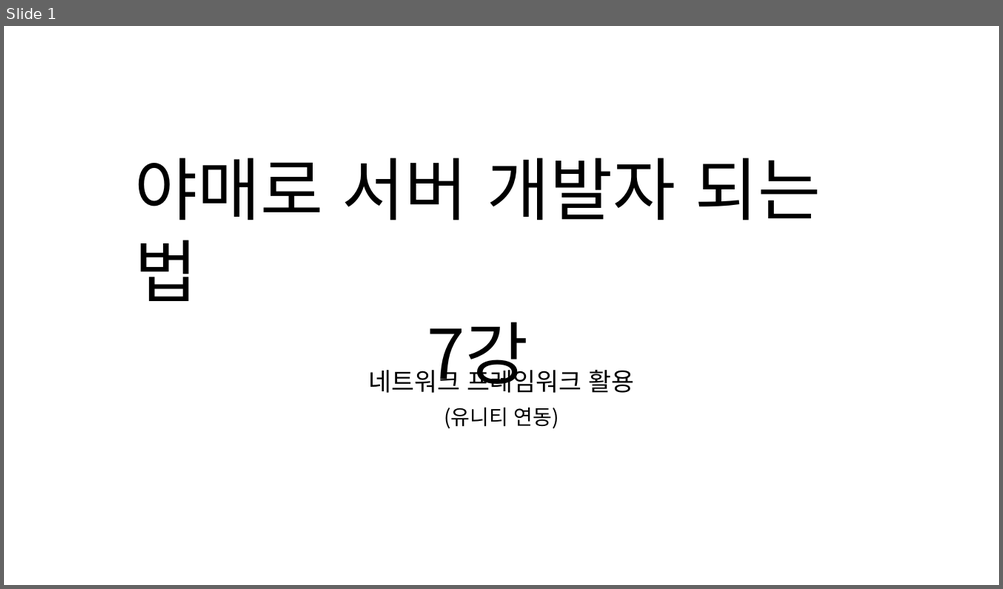
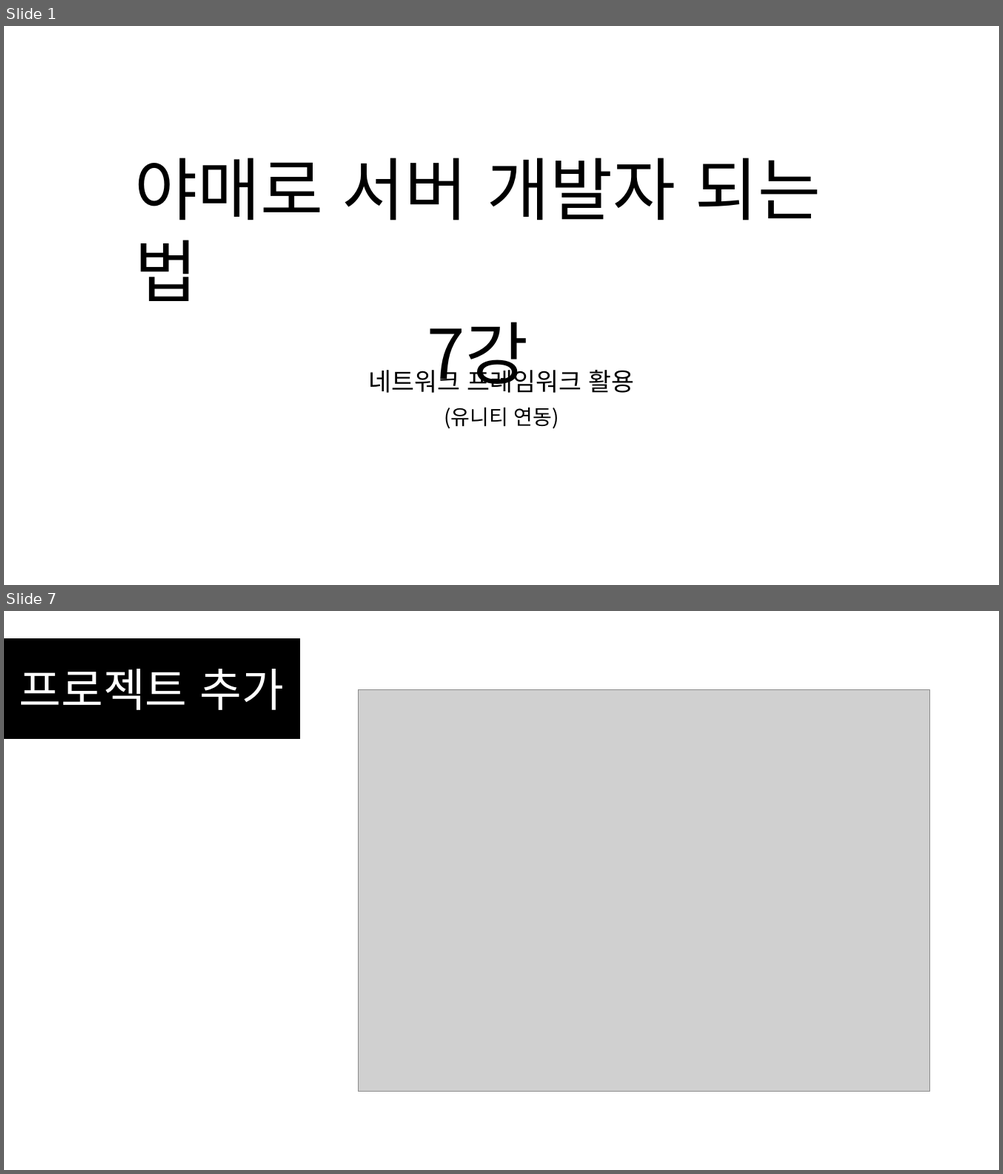
Before and after one commit to SEH00N/SDLU, a slide deck: ServerLecture/PT/7강 네트워크 프레임워크 활용.pptx. Shown one above the other, each under a label of ours: slide 1 before the commit, slides 1 and 7 after it; the slides between them are not shown. The pictures are 1003x589 and 1003x1174 pixels, drawn with LibreOffice and Linux fonts; fonts in the diff are those of the drawing; grey boxes stand for pictures. Boxes give left, top, right and bottom in pixels: in the first picture for what was removed or moved away, otherwise in the second. Text is boxed around its words. In the diff, an @@ line names an element or a change of style, - is before the commit and + after.

```diff
--- a/ServerLecture/PT/7강 네트워크 프레임워크 활용.pptx
+++ b/ServerLecture/PT/7강 네트워크 프레임워크 활용.pptx
@@ slide 7 added at (x1=4, y1=611, x2=999, y2=1170), background #FFFFFF @@
@@ rectangle added at (x1=4, y1=638, x2=299, y2=738), fill #000000, outline #000000 1 pt, 44 pt, text #FFFFFF @@
+프로젝트 추가
@@ picture added at (x1=358, y1=689, x2=929, y2=1091) @@
```
Also in this commit, not shown: 20 other slides added, 4 slides removed, 2 other files.
